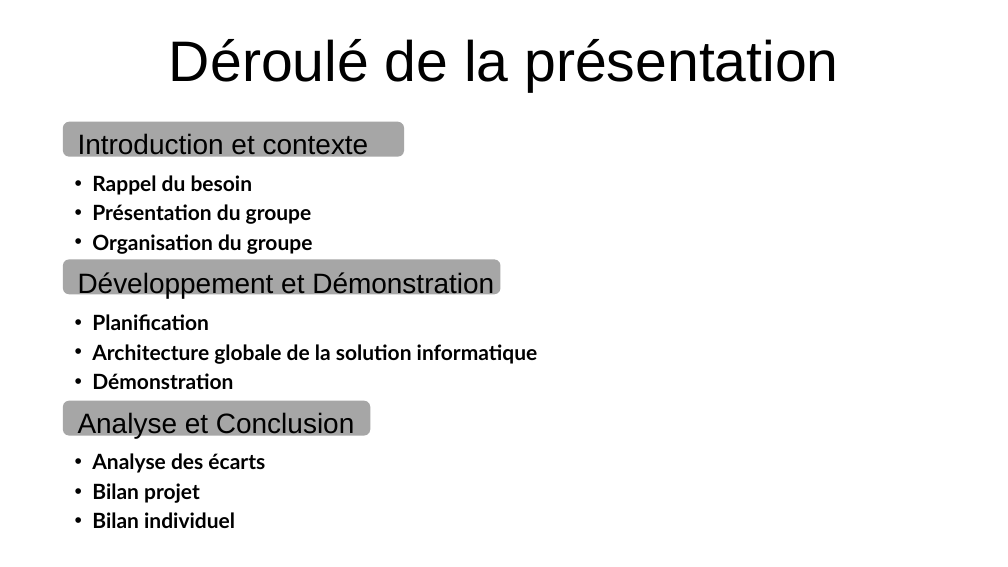
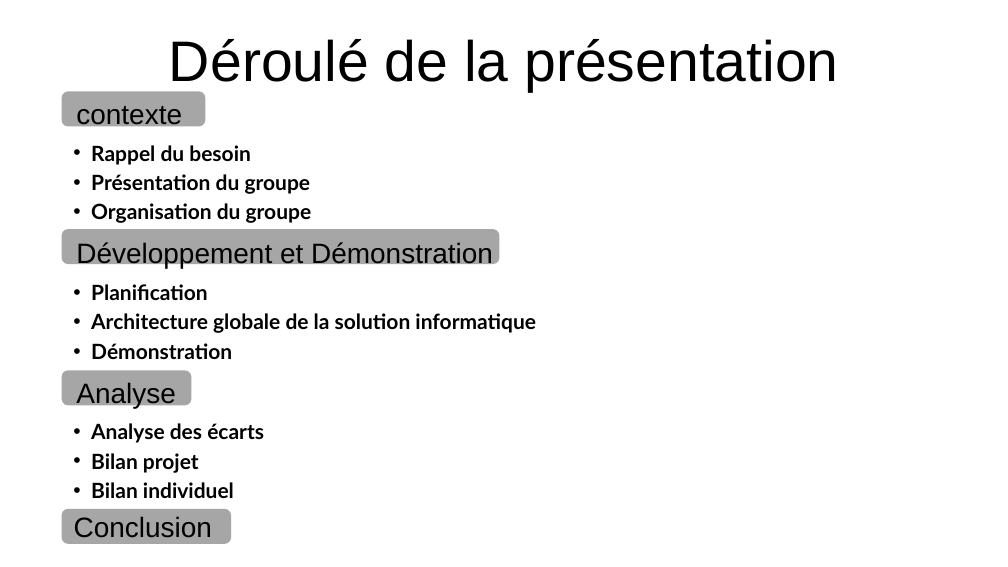
Before and after one commit to omar-sdt/CES-eat, a slide deck: slide 3 of docs/Présentation CES'eat.pptx (slide 2 before the commit). Drawn at 1008x567 pixels with LibreOffice and Linux fonts; fonts in the diff are those of the drawing; background and template pictures are left out. Boxes give left, top, right and bottom in pixels: in the first picture for what was removed or moved away, otherwise in the second. Text is boxed around its words. In the diff, an @@ line names an element or a change of style, - is before the commit and + after.

Commit message:
Add presentation of the group

```diff
--- a/docs/Présentation CES'eat.pptx
+++ b/docs/Présentation CES'eat.pptx
@@ rounded rectangle: place and size @@
-rounded rectangle at (64, 122, 403, 156)
+rounded rectangle at (62, 92, 205, 126)
@@ text at (76, 106, 182, 129): text changed @@
-Introduction et contexte
+contexte
@@ 4 texts, 1 rounded rectangle: place and size @@
-4 texts, 1 rounded rectangle at (64, 175, 538, 528)
+4 texts, 1 rounded rectangle at (62, 145, 536, 498)
@@ rounded rectangle: place and size @@
-rounded rectangle at (64, 401, 369, 435)
+rounded rectangle at (62, 371, 191, 405)
@@ text at (76, 382, 176, 408): text changed @@
-Analyse et Conclusion
+Analyse
@@ rounded rectangle added at (62, 510, 230, 543), fill #A6A6A6, outline #A6A6A6 2 pt @@
@@ text added at (74, 516, 212, 538), 40 pt, text #000000 @@
+Conclusion
```
Also in this commit, not shown: 3 other slides changed, 3 slides added, 1 slide removed.
